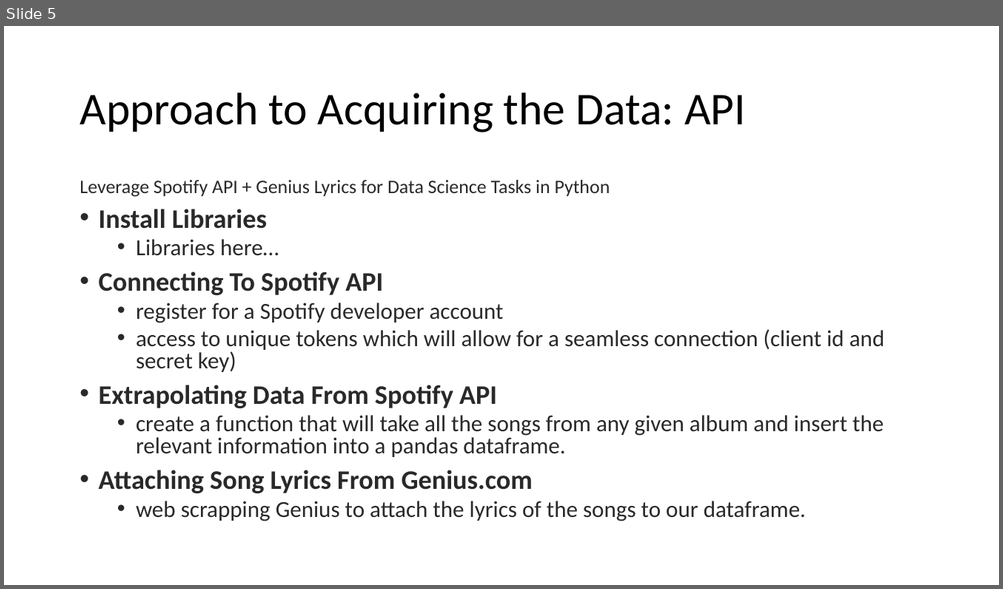
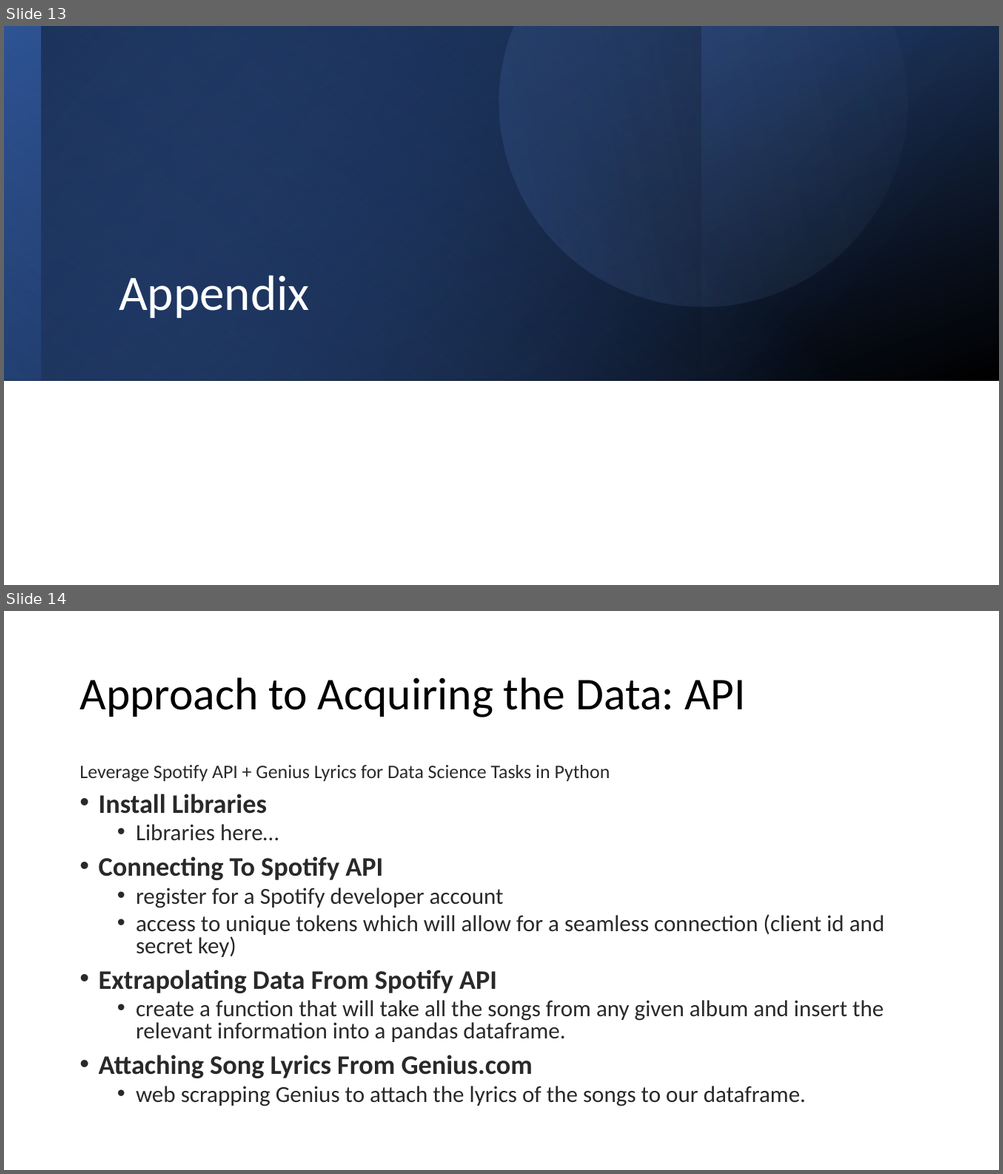
Before and after one commit to TrevorPawlewicz/DSCI-511-Course-Project, a slide deck: Presentation PowerPoint/Project-Presentation-Template.pptx. Shown one above the other, each under a label of ours: slide 5 before the commit, slides 13 and 14 after it. The pictures are 1003x589 and 1003x1174 pixels, drawn with LibreOffice and Linux fonts; fonts in the diff are those of the drawing. Boxes give left, top, right and bottom in pixels: in the first picture for what was removed or moved away, otherwise in the second. Text is boxed around its words. In the diff, an @@ line names an element or a change of style, - is before the commit and + after.

```diff
--- a/Presentation PowerPoint/Project-Presentation-Template.pptx
+++ b/Presentation PowerPoint/Project-Presentation-Template.pptx
@@ slide 13 added at (x1=4, y1=26, x2=999, y2=585), background #FFFFFF @@
@@ rectangle added at (x1=4, y1=26, x2=999, y2=381), fill gradient #2F5597 to #000000 @@
@@ rectangle added at (x1=4, y1=26, x2=998, y2=380), fill gradient #4472C4 to #2F5597 @@
@@ rectangle added at (x1=4, y1=26, x2=701, y2=381), fill gradient #203864 to #000000 @@
@@ rectangle added at (x1=40, y1=26, x2=999, y2=381), fill gradient #4472C4 to #000000 @@
@@ freeform shape added at (x1=427, y1=26, x2=958, y2=379), fill gradient #4472C4 to #8FAADC @@
@@ title added at (x1=119, y1=275, x2=310, y2=318), 48 pt, text #FFFFFF @@
+Appendix
@@ what was slide 5 is now slide 14 @@
```
Also in this commit, not shown: 7 slides changed, 5 other slides added, 2 slides removed.
